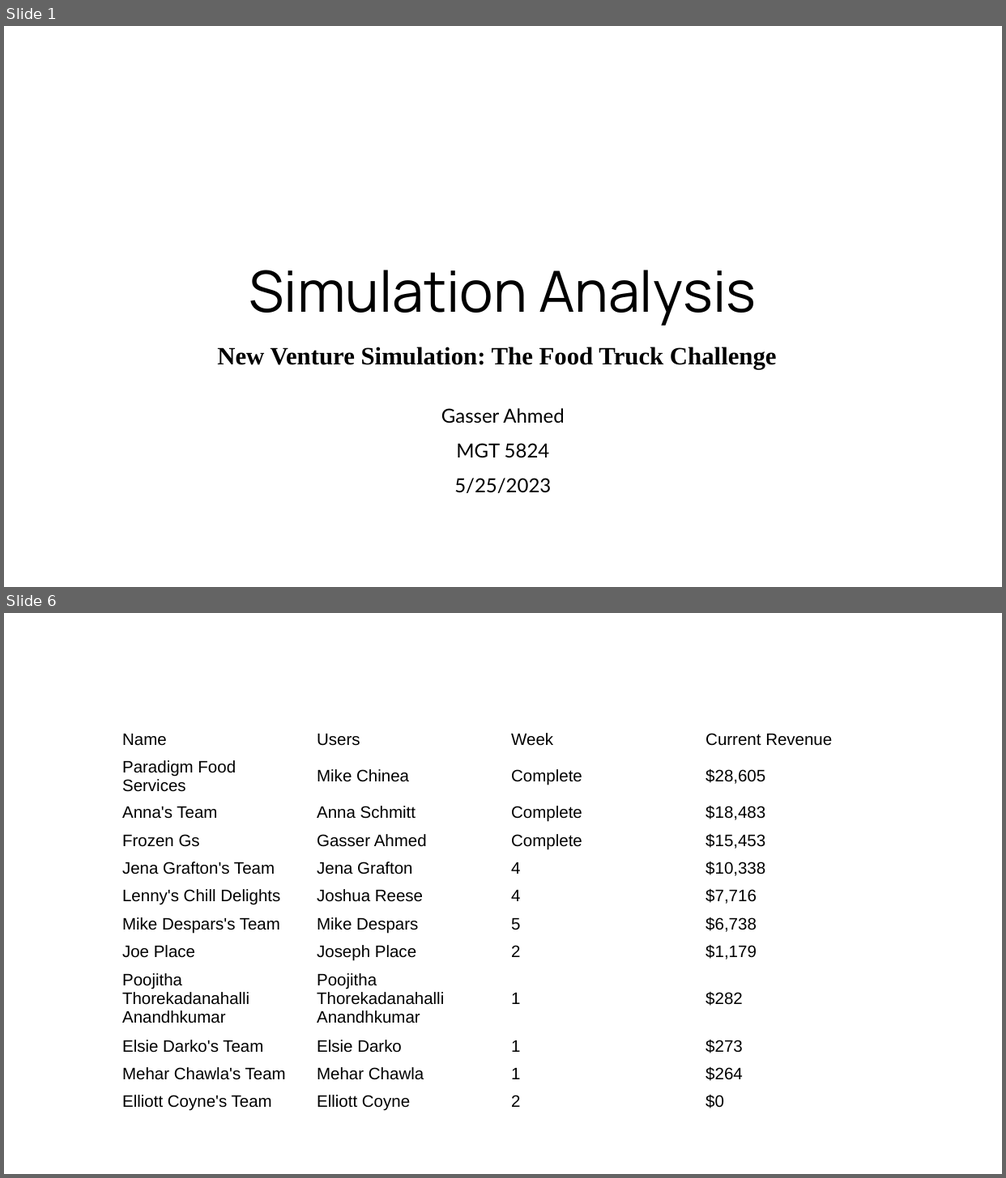
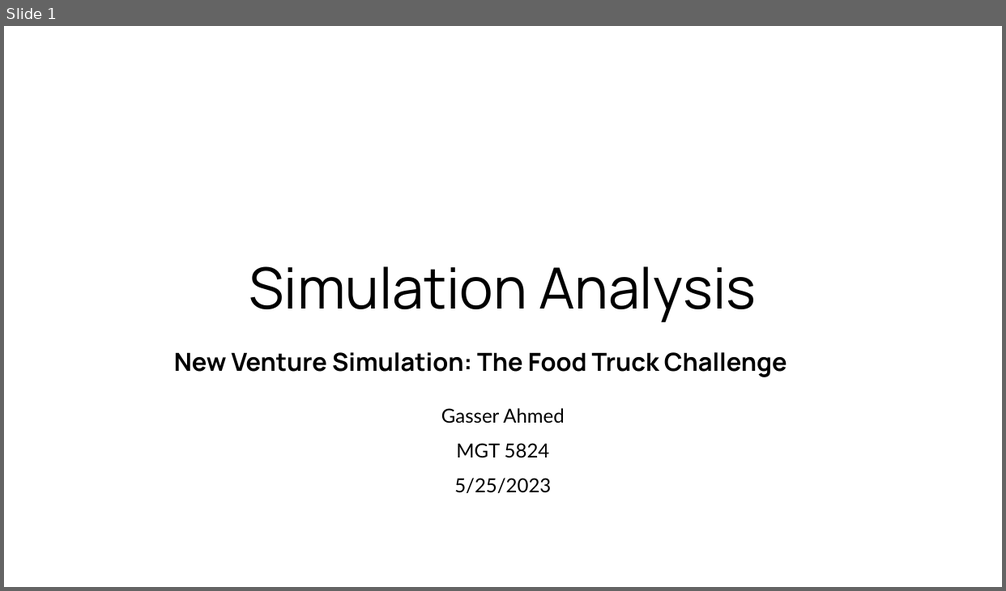
Before and after one commit to gasserahmed/VT-MIT, a slide deck: MGT5824-Tech-based Entrepreneurship/Simulations/Simulation Analysis/gasser18-simulation_analysis.pptx. Shown one above the other, each under a label of ours: slides 1 and 6 before the commit, slide 1 after it; the slides between them are not shown. The pictures are 1006x1178 and 1006x591 pixels, drawn with LibreOffice and Linux fonts; fonts in the diff are those of the drawing. Boxes give left, top, right and bottom in pixels: in the first picture for what was removed or moved away, otherwise in the second. Text is boxed around its words. In the diff, an @@ line names an element or a change of style, - is before the commit and + after.

Commit message:
Finished simulation analysis

```diff
--- a/MGT5824-Tech-based Entrepreneurship/Simulations/Simulation Analysis/gasser18-simulation_analysis.pptx
+++ b/MGT5824-Tech-based Entrepreneurship/Simulations/Simulation Analysis/gasser18-simulation_analysis.pptx
@@ slide 6 removed at bbox=[4, 613, 1002, 1174], background #FFFFFF @@
@@ table removed at bbox=[114, 726, 892, 1125], 12 rows, 4 columns @@
-Name | Users | Week | Current Revenue
-Paradigm Food Services | Mike Chinea | Complete | $28,605
-Anna's Team | Anna Schmitt | Complete | $18,483
-Frozen Gs | Gasser Ahmed | Complete | $15,453
-Jena Grafton's Team | Jena Grafton | 4 | $10,338
-Lenny's Chill Delights | Joshua Reese | 4 | $7,716
-Mike Despars's Team | Mike Despars | 5 | $6,738
-Joe Place | Joseph Place | 2 | $1,179
-Poojitha Thorekadanahalli Anandhkumar | Poojitha Thorekadanahalli Anandhkumar | 1 | $282
-Elsie Darko's Team | Elsie Darko | 1 | $273
-Mehar Chawla's Team | Mehar Chawla | 1 | $264
-Elliott Coyne's Team | Elliott Coyne | 2 | $0
@@ slide 1 changed as well @@
@@ title "Simulation Analysis": place and size @@
-title "Simulation Analysis" at bbox=[249, 270, 756, 326]
+title "Simulation Analysis" at bbox=[249, 267, 756, 322]
@@ text "New Venture Simulation: The Food ...": place and size @@
-text "New Venture Simulation: The Food ..." at bbox=[217, 347, 777, 370]
+text "New Venture Simulation: The Food ..." at bbox=[174, 352, 787, 378]
@@ text "New Venture Simulation: The Food ..." at bbox=[174, 352, 787, 378]: font Times New Roman to Manrope @@
```
Also in this commit, not shown: 3 other slides changed, 2 slides added, 1 other slide removed.
